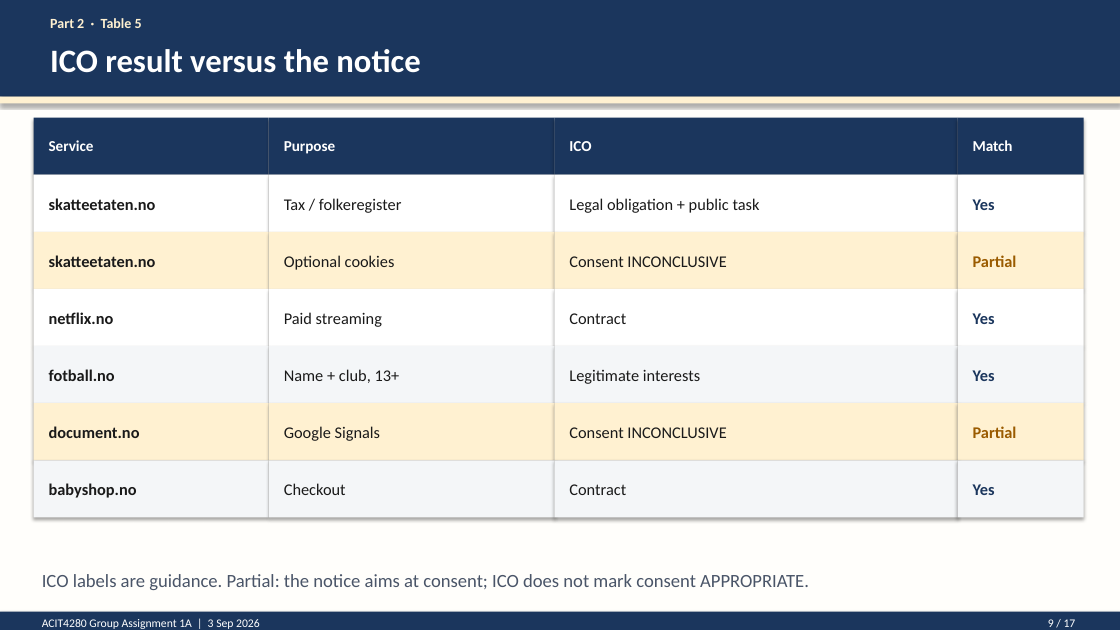
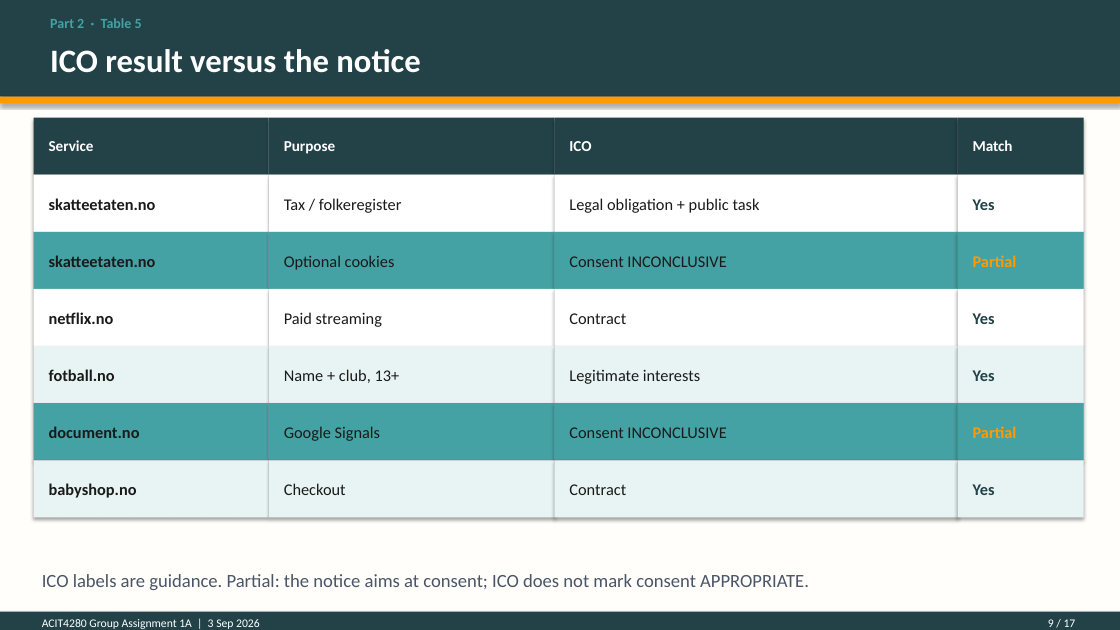
Before and after one commit to kasa031/Bacheloroppgave, a slide deck: slide 9 of ACIT4280_1A_presentation.pptx. Drawn at 1120x630 pixels with LibreOffice and Linux fonts; fonts in the diff are those of the drawing. Boxes give left, top, right and bottom in pixels: in the first picture for what was removed or moved away, otherwise in the second. Text is boxed around its words. In the diff, an @@ line names an element or a change of style, - is before the commit and + after.

```diff
--- a/ACIT4280_1A_presentation.pptx
+++ b/ACIT4280_1A_presentation.pptx
@@ text "Part 2 · Table 5" at (50,18,142,28): text colour #FFF1D1 to #44A1A4 @@
@@ rectangle at (0,97,1120,103): fill #FFF1D1 to #FF9A00 @@
@@ text "Partial" at (973,255,1017,267): text colour #9A5B00 to #FF9A00 @@
@@ fill #FFF1D1 to #44A1A4 in 8 elements at (34,232,269,289), (269,232,555,289), (555,232,958,289), (958,232,1084,289), (34,403,269,460), (269,403,555,460), (555,403,958,460), (958,403,1084,460) @@
@@ text "Partial" at (973,426,1017,438): text colour #9A5B00 to #FF9A00 @@
@@ fill #F4F6F8 to #E8F4F4 in 8 elements at (34,346,269,403), (269,346,555,403), (555,346,958,403), (958,346,1084,403), (34,460,269,518), (269,460,555,518), (555,460,958,518), (958,460,1084,518) @@
@@ text colour #1B365D to #224248 in 4 elements at (973,199,995,210), (973,313,995,324), (973,370,995,381), (973,484,995,495) @@
@@ fill #1B365D to #224248 in 6 elements at (0,0,1120,97), (34,118,269,175), (269,118,555,175), (555,118,958,175), (958,118,1084,175), (0,612,1120,630) @@
```
Also in this commit, not shown: 16 other slides changed, 4 other files.
